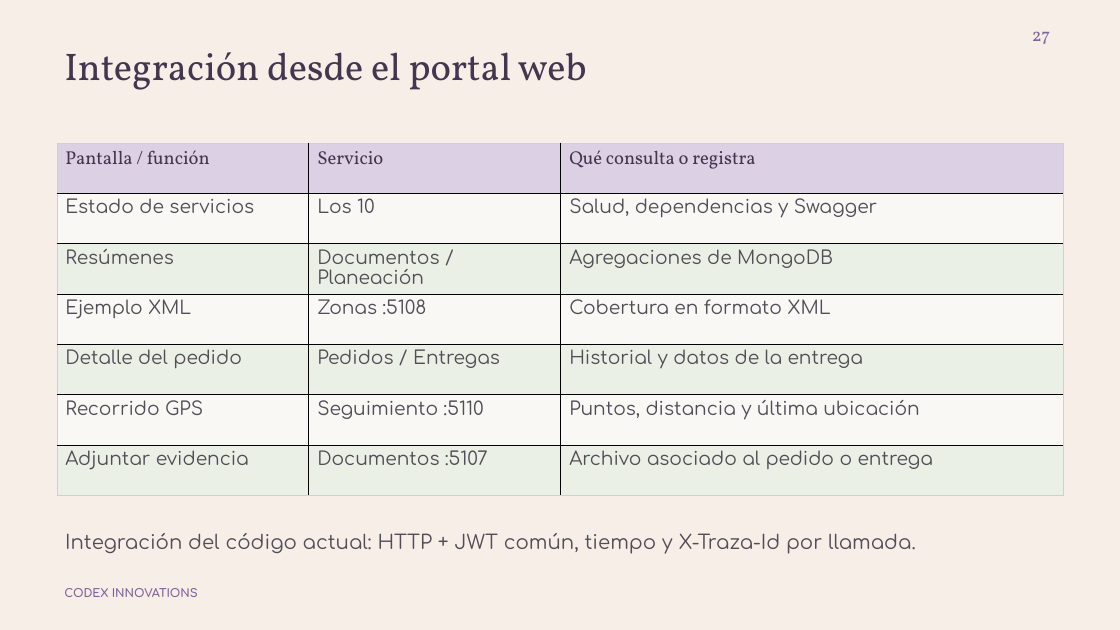
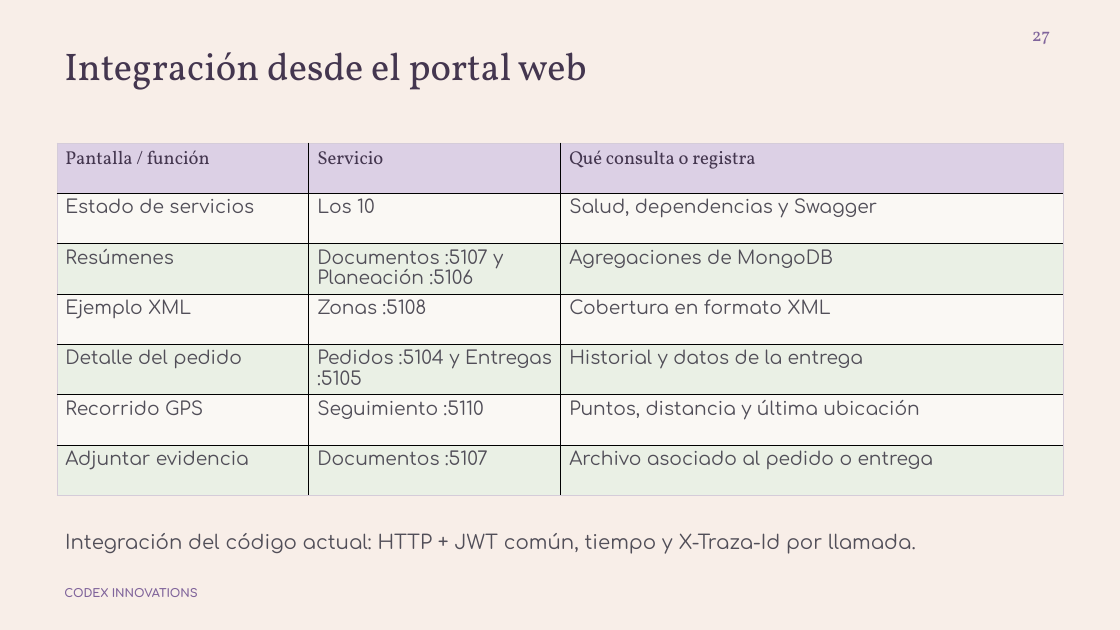
Before and after one commit to mauro-castp/proyecto-integracion, a slide deck: slide 27 of presentacion/Microhubs_Presentacion.pptx. Drawn at 1120x630 pixels with LibreOffice and Linux fonts; fonts in the diff are those of the drawing. Boxes give left, top, right and bottom in pixels: in the first picture for what was removed or moved away, otherwise in the second. Text is boxed around its words. In the diff, an @@ line names an element or a change of style, - is before the commit and + after.

```diff
--- a/presentacion/Microhubs_Presentacion.pptx
+++ b/presentacion/Microhubs_Presentacion.pptx
@@ table at <box>57,143,1064,496</box> @@
-row 3, column 2: Documentos / Planeación
+row 3, column 2: Documentos :5107 y Planeación :5106
-row 5, column 2: Pedidos / Entregas
+row 5, column 2: Pedidos :5104 y Entregas :5105
```
Also in this commit, not shown: 1 other slide changed, 4 other files.
